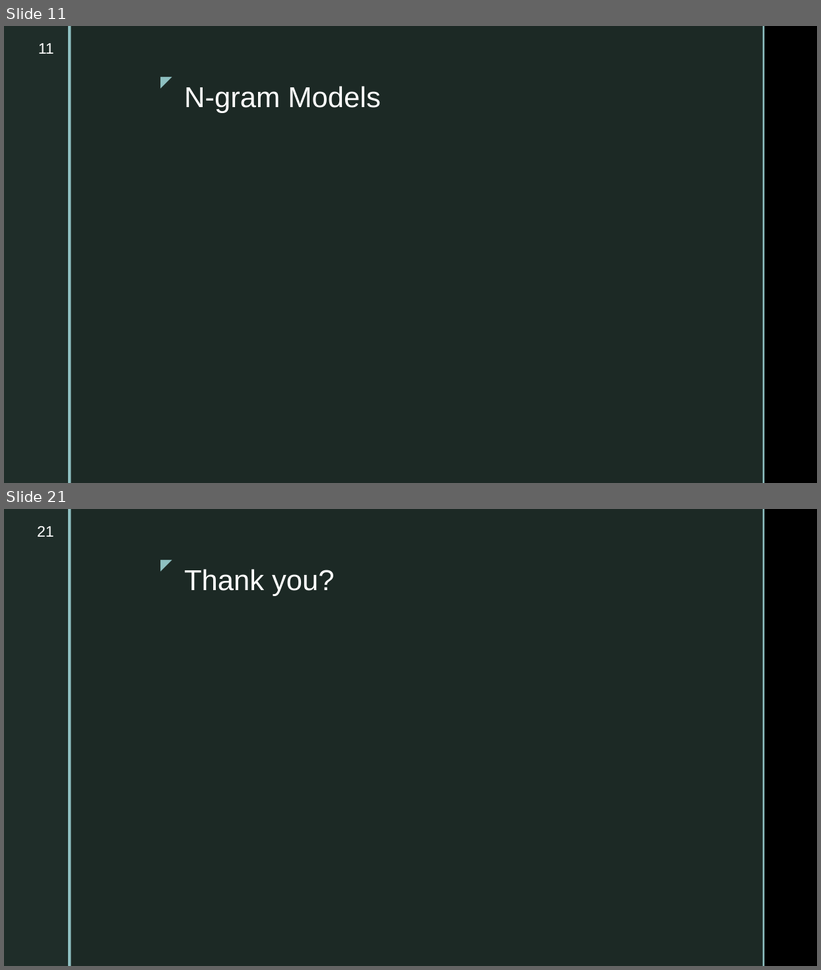
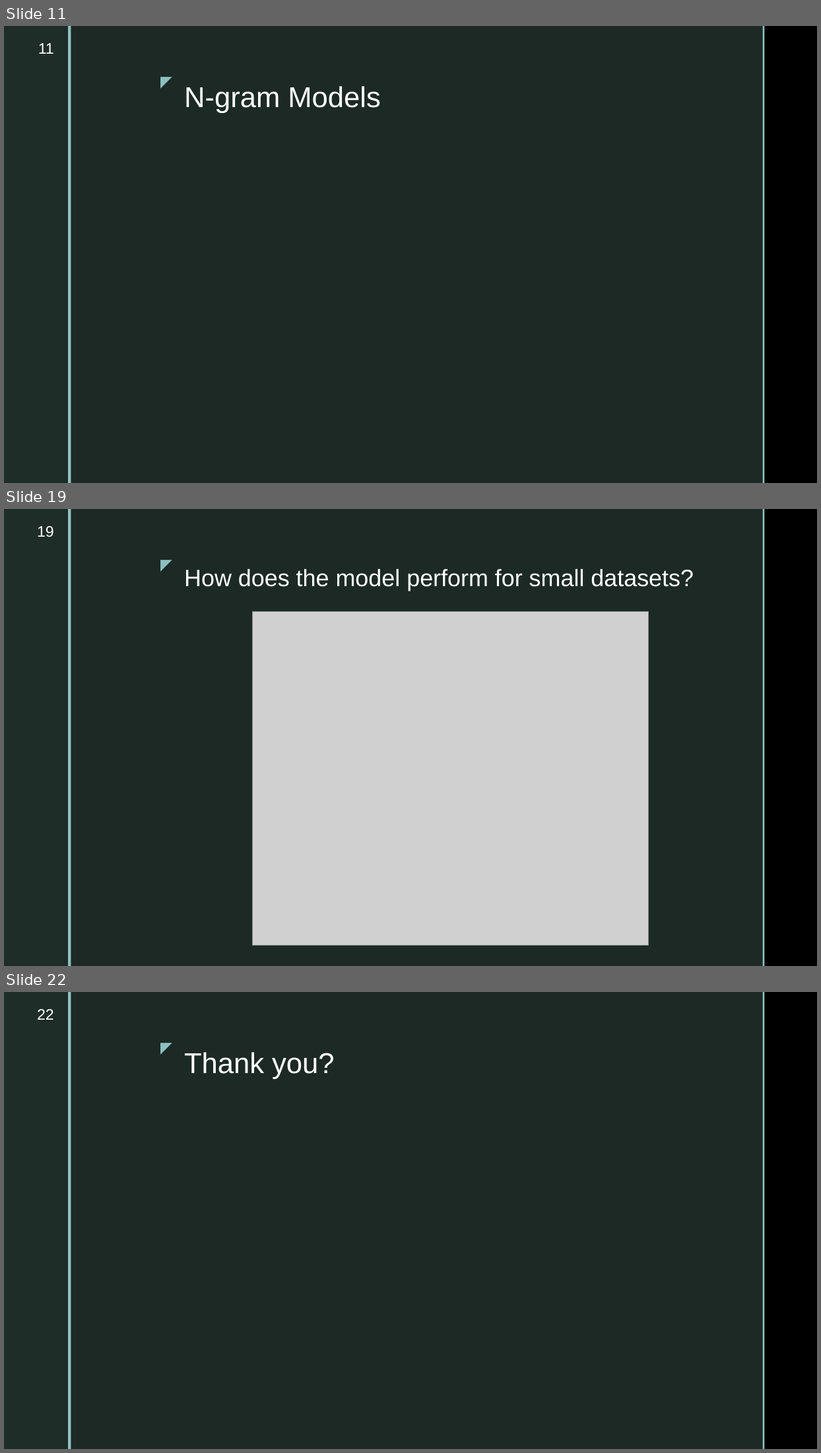
Before and after one commit to ahsanMah/config-completion, a slide deck: Final Presentation.pptx. Shown one above the other, each under a label of ours: slides 11 and 21 before the commit, slides 11, 19 and 22 after it; the slides between them are not shown. The pictures are 821x970 and 821x1453 pixels, drawn with LibreOffice and Linux fonts; fonts in the diff are those of the drawing; grey boxes stand for pictures; background and template pictures are left out. Boxes give left, top, right and bottom in pixels: in the first picture for what was removed or moved away, otherwise in the second. Text is boxed around its words. In the diff, an @@ line names an element or a change of style, - is before the commit and + after.

Commit message:
Updated presentation slides -- need to update images

```diff
--- a/Final Presentation.pptx
+++ b/Final Presentation.pptx
@@ slide 19 added at <box>4,509,817,966</box>, background picture (left out); not listed: 5 template elements that a slide beside it also shows @@
@@ page number added at <box>37,526,54,537</box>, 18 pt, text #FFFFFF @@
+19
@@ title added at <box>184,569,694,591</box>, 28 pt, text #FFFFFF @@
+How does the model perform for small datasets?
@@ picture added at <box>253,611,649,947</box> @@
@@ what was slide 21 is now slide 22 @@
@@ page number at <box>37,1009,54,1020</box>: text changed @@
-21
+22
```
Also in this commit, not shown: 9 slides changed, 3 other slides added, 3 slides removed, 1 other file.
